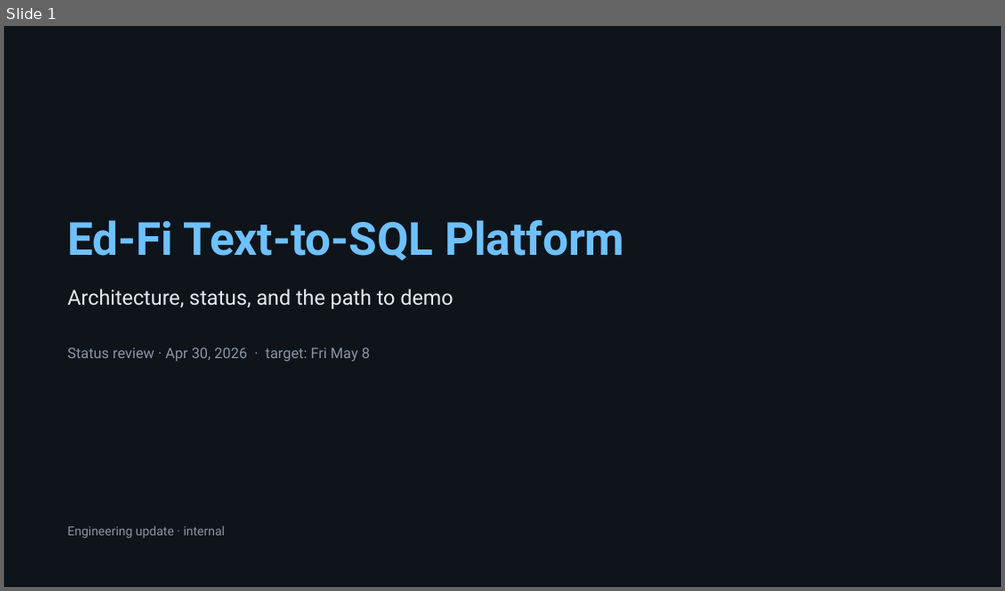
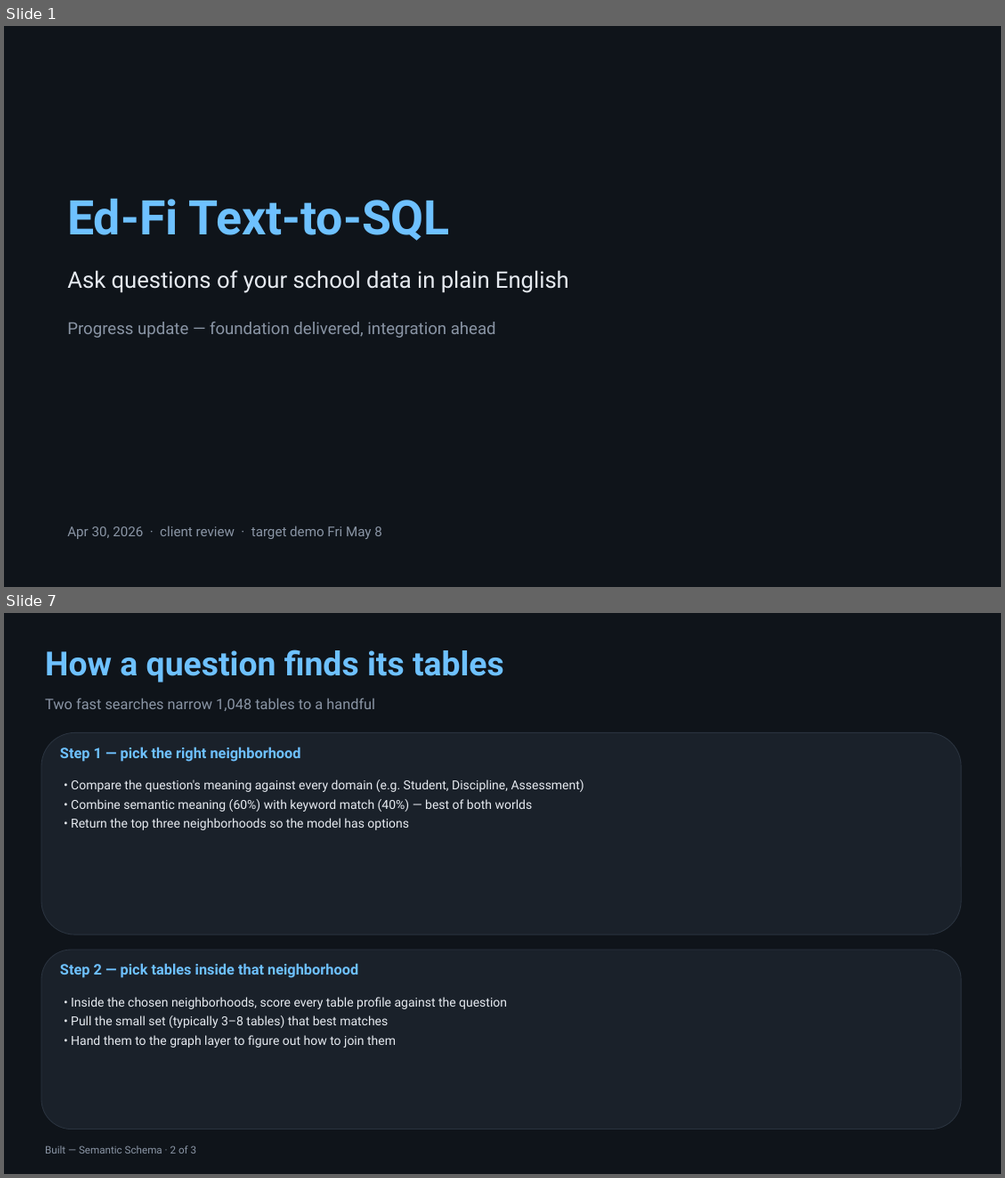
Before and after one commit to bharatmohanthakur/heavy_text2sql, a slide deck: docs/architecture_deck.pptx. Shown one above the other, each under a label of ours: slide 1 before the commit, slides 1 and 7 after it; the slides between them are not shown. The pictures are 1005x591 and 1005x1178 pixels, drawn with LibreOffice and Linux fonts; fonts in the diff are those of the drawing. Boxes give left, top, right and bottom in pixels: in the first picture for what was removed or moved away, otherwise in the second. Text is boxed around its words. In the diff, an @@ line names an element or a change of style, - is before the commit and + after.

```diff
--- a/docs/architecture_deck.pptx
+++ b/docs/architecture_deck.pptx
@@ slide 7 added at [4, 613, 1001, 1174], background #0F141A @@
@@ text added at [45, 649, 504, 682], 32 pt, text #6EC1FF, bold @@
+How a question finds its tables
@@ text added at [45, 698, 375, 711], 14 pt, text #8A95A5 @@
+Two fast searches narrow 1,048 tables to a handful
@@ rounded rectangle added at [41, 732, 961, 934], fill #1A212A, outline #2A333F 0.75 pt @@
@@ text added at [60, 747, 301, 762], 14 pt, text #6EC1FF, bold @@
+Step 1 — pick the right neighborhood
@@ text added at [71, 779, 584, 830], 12 pt, text #E6EAF0 @@
+• Compare the question's meaning against every domain (e.g. Student, Discipline, Assessment)
+• Combine semantic meaning (60%) with keyword match (40%) — best of both worlds
+• Return the top three neighborhoods so the model has options
@@ rounded rectangle added at [41, 949, 961, 1129], fill #1A212A, outline #2A333F 0.75 pt @@
@@ text added at [60, 963, 358, 978], 14 pt, text #6EC1FF, bold @@
+Step 2 — pick tables inside that neighborhood
@@ text added at [71, 997, 507, 1047], 12 pt, text #E6EAF0 @@
+• Inside the chosen neighborhoods, score every table profile against the question
+• Pull the small set (typically 3–8 tables) that best matches
+• Hand them to the graph layer to figure out how to join them
@@ text added at [45, 1145, 197, 1153], 10 pt, text #8A95A5 @@
+Built — Semantic Schema · 2 of 3
@@ slide 1 changed as well @@
@@ text at [67, 198, 450, 240]: text changed; size 44 to 46 pt @@
-Ed-Fi Text-to-SQL Platform
+Ed-Fi Text-to-SQL
@@ text at [67, 270, 569, 293]: text changed; size 20 to 22 pt @@
-Architecture, status, and the path to demo
+Ask questions of your school data in plain English
@@ text at [67, 321, 496, 338]: text changed; size 14 to 16 pt @@
-Status review · Apr 30, 2026 · target: Fri May 8
+Progress update — foundation delivered, integration ahead
@@ text at [67, 525, 382, 539]: text changed; size 12 to 13 pt @@
-Engineering update · internal
+Apr 30, 2026 · client review · target demo Fri May 8
```
Also in this commit, not shown: 1 other slide changed, 13 other slides added, 14 slides removed, 1 other file.
